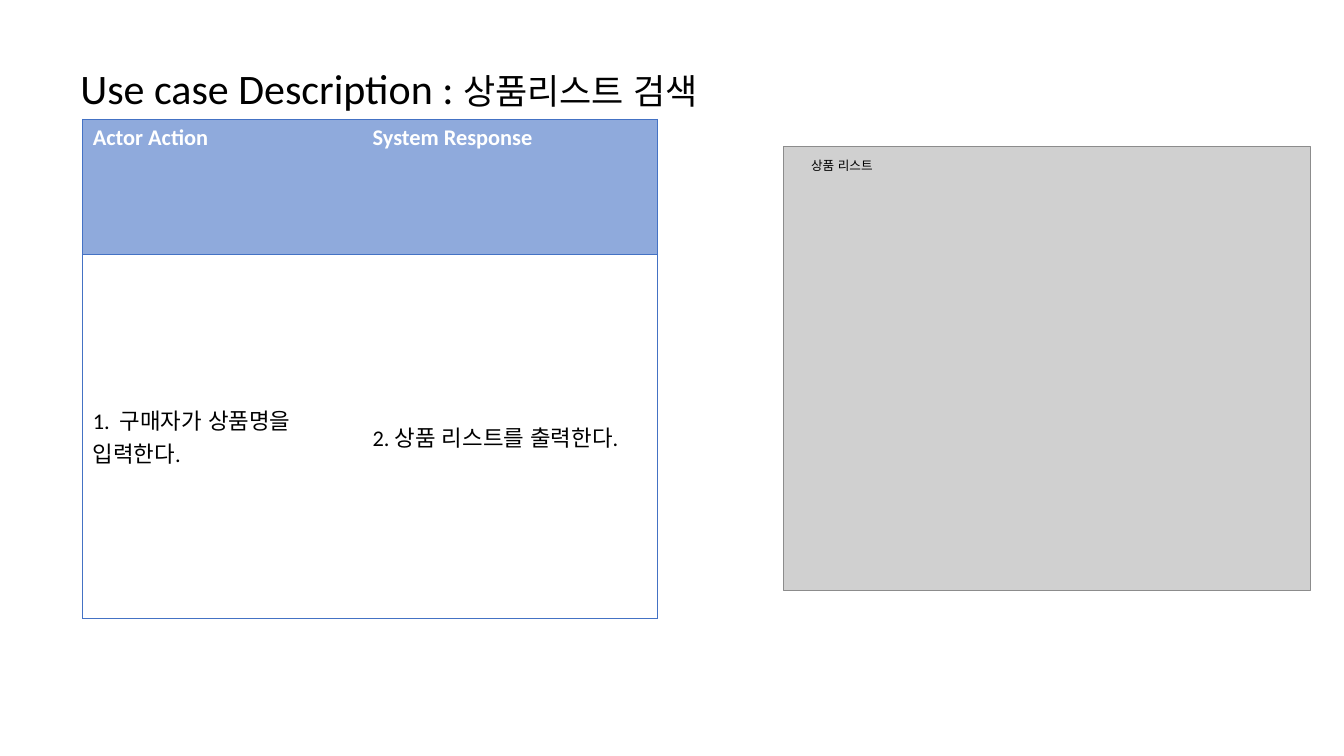
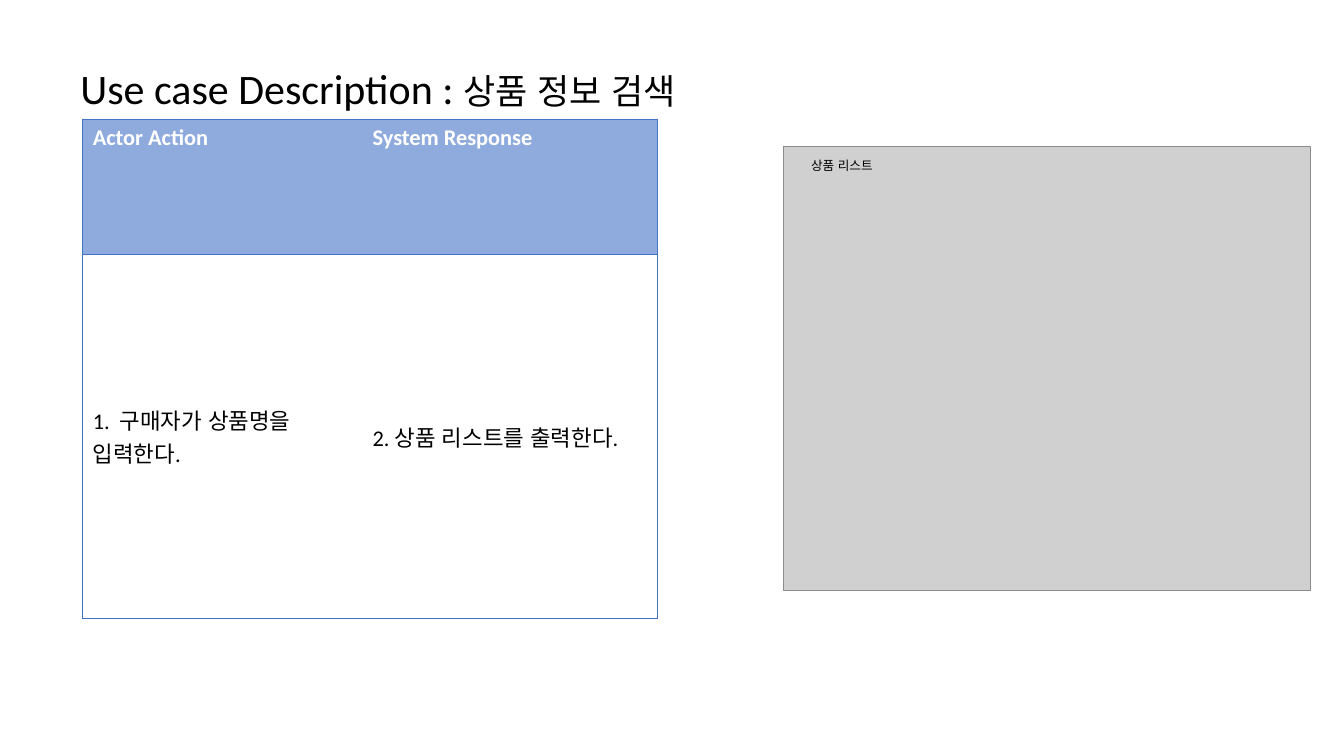
Before and after one commit to bbangnambong/RequirementCapturing, a slide deck: slide 8 of Use case Description.pptx. Drawn at 1344x756 pixels with LibreOffice and Linux fonts; fonts in the diff are those of the drawing; grey boxes stand for pictures. Boxes give left, top, right and bottom in pixels: in the first picture for what was removed or moved away, otherwise in the second. Text is boxed around its words. In the diff, an @@ line names an element or a change of style, - is before the commit and + after.

```diff
--- a/Use case Description.pptx
+++ b/Use case Description.pptx
@@ text at (80,75,675,111): text changed @@
-Use case Description : 상품리스트 검색
+Use case Description : 상품 정보 검색
```
Also in this commit, not shown: 1 other slide changed, 2 other files.
